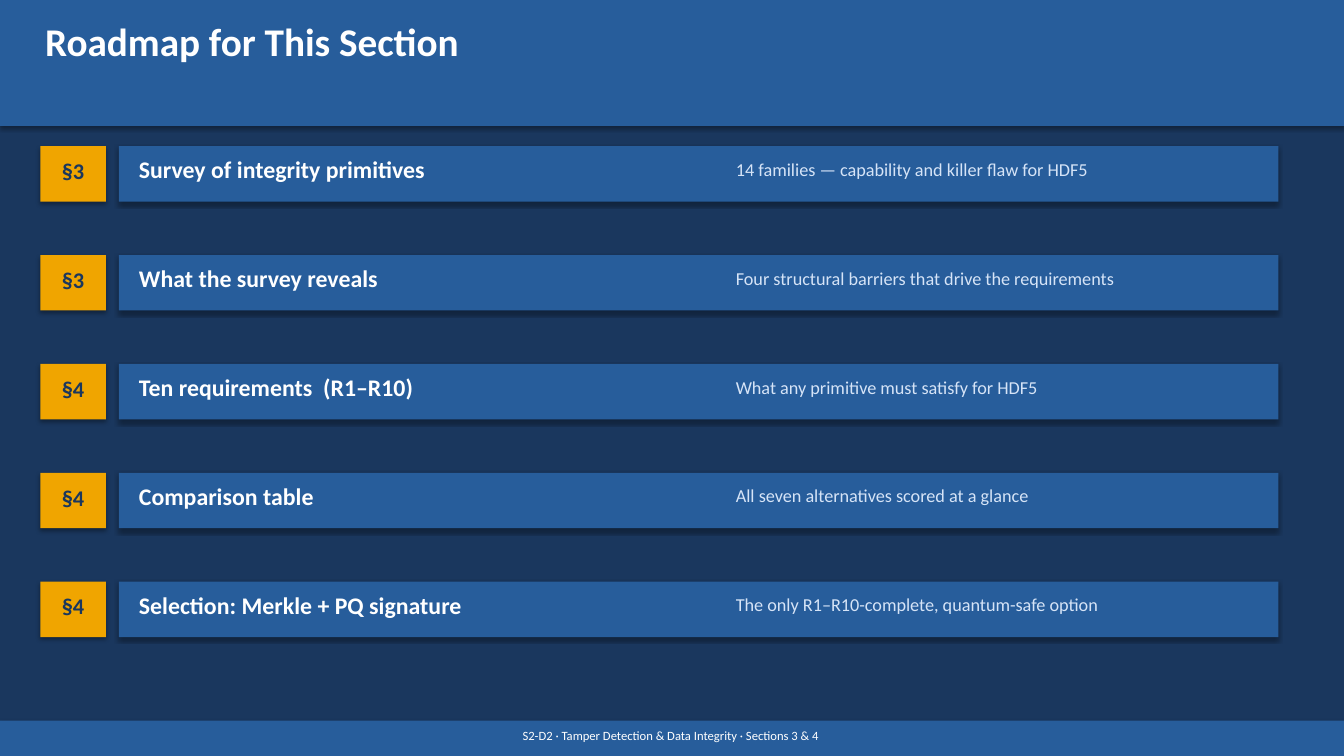
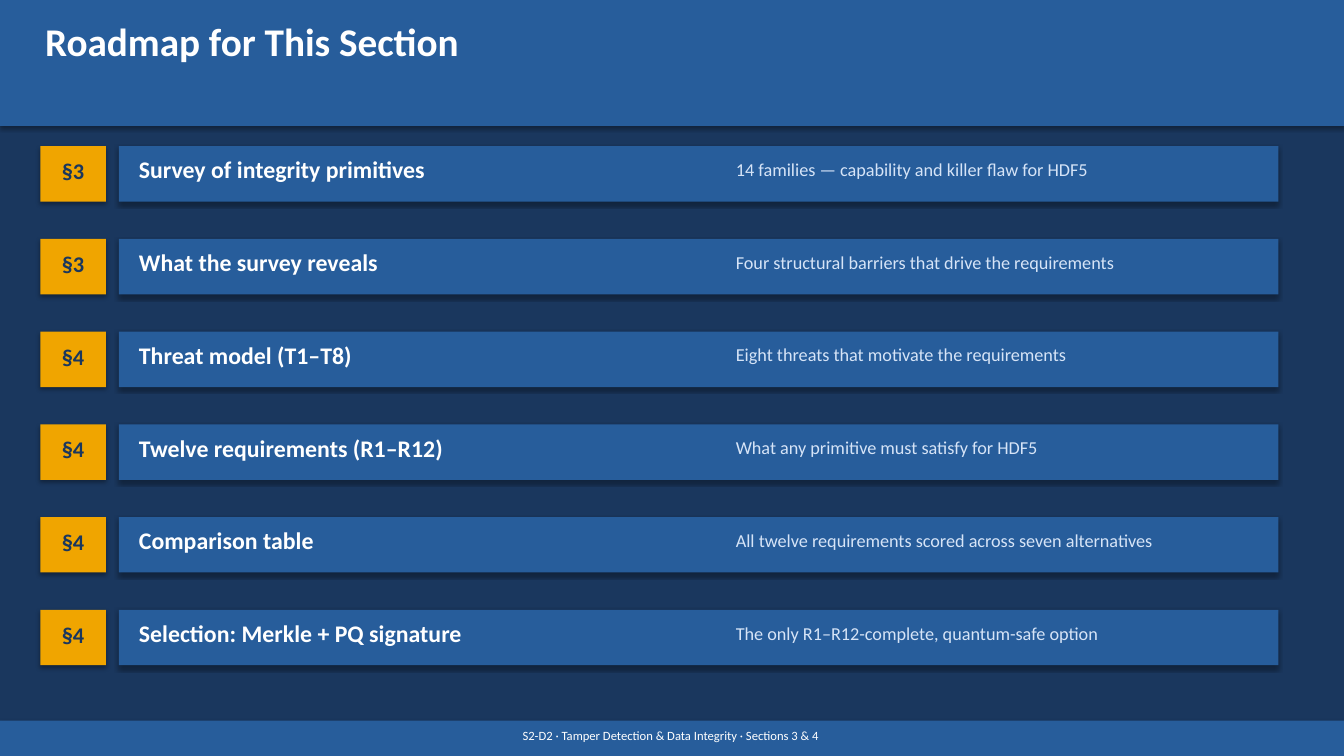
Before and after one commit to brtnfld/R2D2-Yr2, a slide deck: slide 2 of Section4-Requirements-and-Selection.pptx. Drawn at 1344x756 pixels with LibreOffice and Linux fonts; fonts in the diff are those of the drawing. Boxes give left, top, right and bottom in pixels: in the first picture for what was removed or moved away, otherwise in the second. Text is boxed around its words. In the diff, an @@ line names an element or a change of style, - is before the commit and + after.

```diff
--- a/Section4-Requirements-and-Selection.pptx
+++ b/Section4-Requirements-and-Selection.pptx
@@ 3 texts, 2 rectangles: place and size @@
-3 texts, 2 rectangles at box(40, 255, 1278, 311)
+3 texts, 2 rectangles at box(40, 239, 1278, 294)
@@ 2 rectangles, 1 text: place and size @@
-2 rectangles, 1 text at box(40, 364, 1278, 419)
+2 rectangles, 1 text at box(40, 332, 1278, 387)
@@ text at box(139, 346, 351, 368): text changed @@
-Ten requirements (R1–R10)
+Threat model (T1–T8)
@@ text added at box(736, 348, 1066, 364), 13 pt, text #D6E4F7 @@
+Eight threats that motivate the requirements
@@ 2 rectangles, 1 text: place and size @@
-2 rectangles, 1 text at box(40, 473, 1278, 528)
+2 rectangles, 1 text at box(40, 424, 1278, 480)
@@ text added at box(139, 439, 443, 461), 17 pt, text #FFFFFF, bold @@
+Twelve requirements (R1–R12)
@@ text "What any primitive must satisfy ...": place and size @@
-text "What any primitive must satisfy ..." at box(736, 381, 1037, 397)
+text "What any primitive must satisfy ..." at box(736, 441, 1037, 457)
@@ 2 rectangles, 1 text: place and size @@
-2 rectangles, 1 text at box(40, 582, 1278, 637)
+2 rectangles, 1 text at box(40, 517, 1278, 573)
@@ text "Comparison table": place and size @@
-text "Comparison table" at box(139, 488, 313, 509)
+text "Comparison table" at box(139, 532, 313, 553)
@@ text at box(736, 534, 1153, 550): text changed @@
-All seven alternatives scored at a glance
+All twelve requirements scored across seven alternatives
@@ rectangle added at box(40, 610, 106, 665), fill #F0A500 @@
@@ text added at box(62, 627, 84, 645), 16 pt, text #1A375E, bold @@
+§4
@@ rectangle added at box(119, 610, 1278, 665), fill #275D9B @@
@@ text "Selection: Merkle + PQ signature": place and size @@
-text "Selection: Merkle + PQ signature" at box(139, 597, 461, 618)
+text "Selection: Merkle + PQ signature" at box(139, 625, 461, 646)
@@ text at box(736, 627, 1098, 643): text changed @@
-The only R1–R10-complete, quantum-safe option
+The only R1–R12-complete, quantum-safe option
```
Also in this commit, not shown: 4 other slides changed, 1 slide added, 1 other file.
